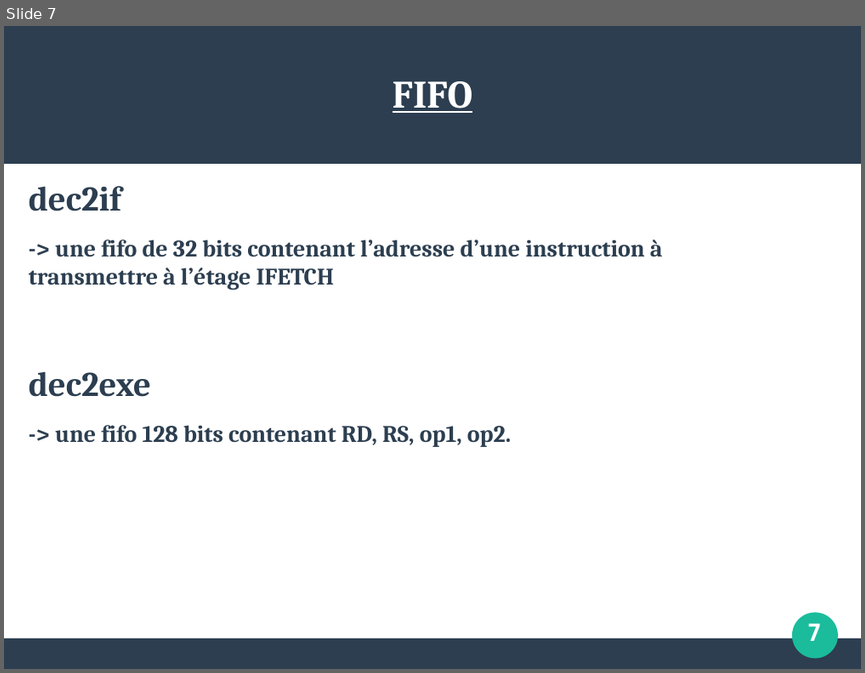
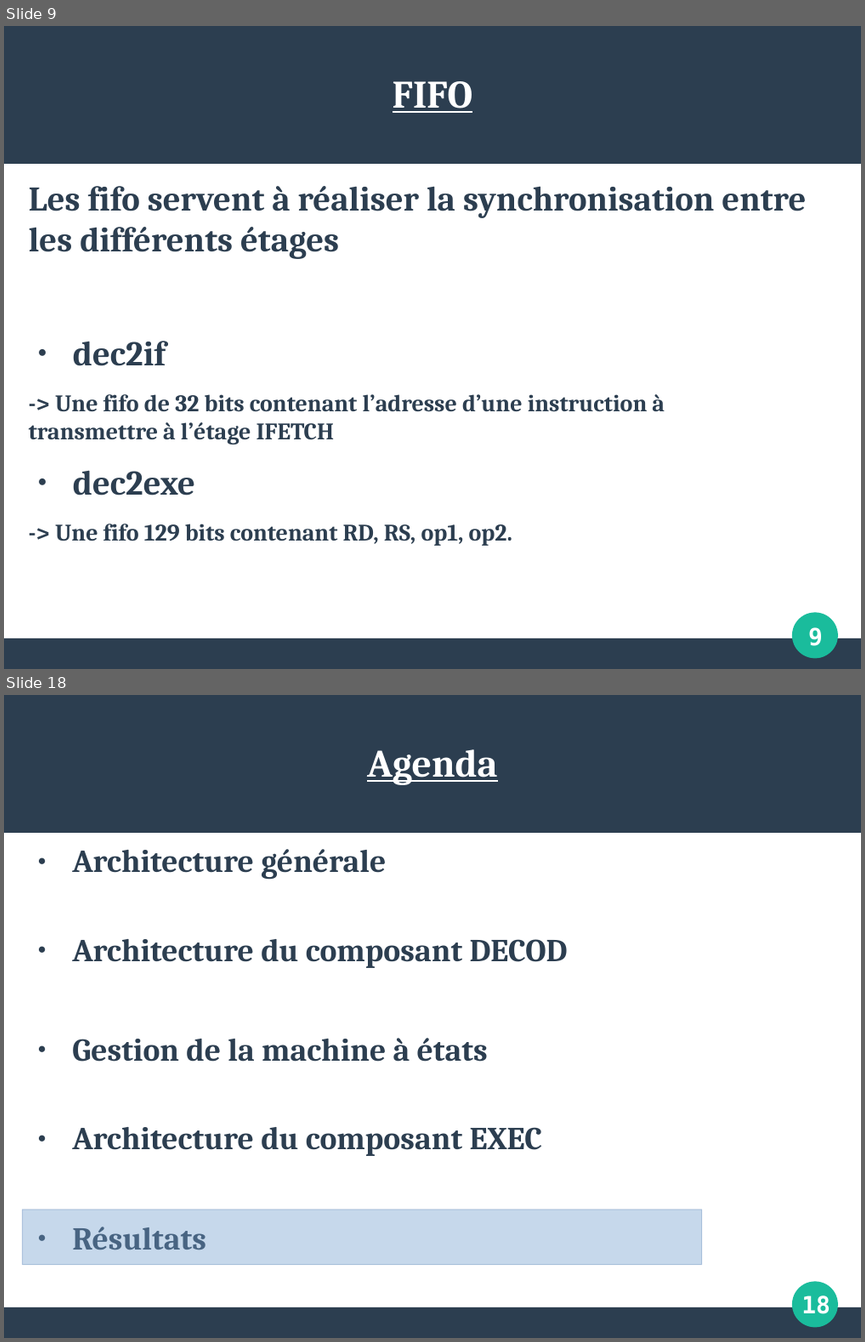
Before and after one commit to maximouth/VHDL, a slide deck: presentation1.odp. Shown one above the other, each under a label of ours: slide 7 before the commit, slides 9 and 18 after it; the slides between them are not shown. The pictures are 865x673 and 865x1342 pixels, drawn with LibreOffice and Linux fonts; fonts in the diff are those of the drawing. Boxes give left, top, right and bottom in pixels: in the first picture for what was removed or moved away, otherwise in the second. Text is boxed around its words. In the diff, an @@ line names an element or a change of style, - is before the commit and + after.

```diff
--- a/presentation1.odp
+++ b/presentation1.odp
@@ slide 18 added at box(4, 695, 861, 1338), background #FFFFFF; not listed: 3 template elements that a slide beside it also shows @@
@@ title added at box(367, 749, 498, 785), 36 pt, text #FFFFFF, bold, underline @@
+Agenda
@@ text added at box(72, 849, 568, 1249), 29.6 pt, text #2C3E50, bold @@
+● Architecture générale
+● Architecture du composant DECOD
+● Gestion de la machine à états
+● Architecture du composant EXEC
+● Résultats
@@ rectangle added at box(23, 1209, 702, 1265), fill #729FCF at 40% opacity, outline #3465A4 0.85 pt @@
@@ text added at box(801, 1295, 830, 1314), 22 pt, text #FFFFFF, bold @@
+18
@@ what was slide 7 is now slide 9 @@
@@ slide 9 changed as well @@
@@ text at box(29, 186, 806, 259): paragraph added @@
+Les fifo servent à réaliser la synchronisation entre les différents étages
@@ text at box(73, 340, 195, 495): bullet none to ● @@
@@ text at box(29, 394, 664, 444): text changed @@
--> une fifo de 32 bits contenant l’adresse d’une instruction à transmettre à l’étage IFETCH
+-> Une fifo de 32 bits contenant l’adresse d’une instruction à transmettre à l’étage IFETCH
@@ text at box(55, 523, 512, 545): text changed @@
--> une fifo 128 bits contenant RD, RS, op1, op2.
+-> Une fifo 129 bits contenant RD, RS, op1, op2.
@@ text removed at box(807, 623, 822, 641) @@
-7
@@ text added at box(808, 627, 823, 646), 22 pt, text #FFFFFF, bold @@
+9
```
Also in this commit, not shown: 10 other slides changed, 8 other slides added, 4 slides removed.
